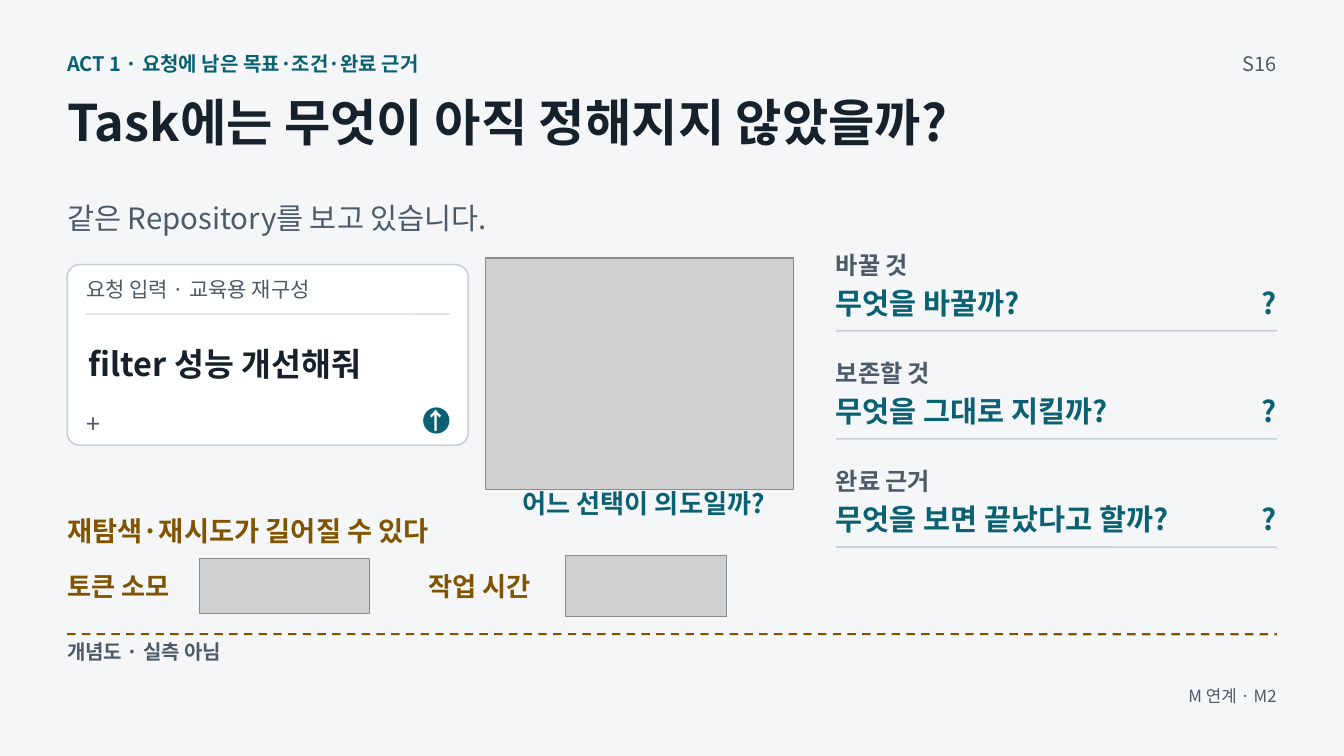
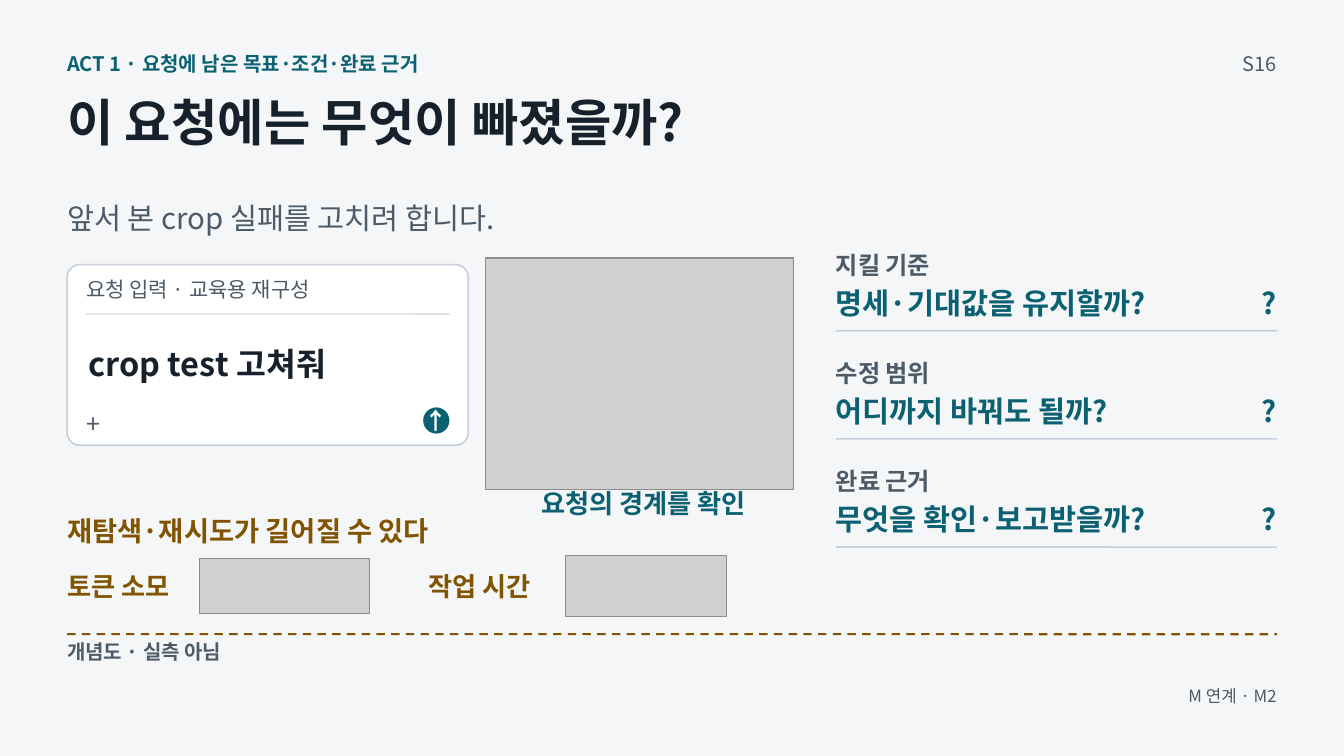
Before and after one commit to GideokKim/ai-dev-training, a slide deck: slide 16 of production/AI_Dev_Training_Full.pptx. Drawn at 1344x756 pixels with LibreOffice and Linux fonts; fonts in the diff are those of the drawing; grey boxes stand for pictures. Boxes give left, top, right and bottom in pixels: in the first picture for what was removed or moved away, otherwise in the second. Text is boxed around its words. In the diff, an @@ line names an element or a change of style, - is before the commit and + after.

```diff
--- a/production/AI_Dev_Training_Full.pptx
+++ b/production/AI_Dev_Training_Full.pptx
@@ text at (67,98,683,146): text changed @@
-Task에는 무엇이 아직 정해지지 않았을까?
+이 요청에는 무엇이 빠졌을까?
@@ text at (67,204,495,236): text changed @@
-같은 Repository를 보고 있습니다.
+앞서 본 crop 실패를 고치려 합니다.
@@ text at (836,253,930,276): text changed @@
-바꿀 것
+지킬 기준
@@ text at (836,289,1145,317): text changed @@
-무엇을 바꿀까?
+명세·기대값을 유지할까?
@@ text at (88,348,327,383): text changed @@
-filter 성능 개선해줘
+crop test 고쳐줘
@@ text at (836,361,930,384): text changed @@
-보존할 것
+수정 범위
@@ text at (836,397,1107,425): text changed @@
-무엇을 그대로 지킬까?
+어디까지 바꿔도 될까?
@@ text at (541,489,746,516): text changed @@
-어느 선택이 의도일까?
+요청의 경계를 확인
@@ text at (836,505,1146,533): text changed @@
-무엇을 보면 끝났다고 할까?
+무엇을 확인·보고받을까?
```
Also in this commit, not shown: 2 other slides changed, 42 other files.
